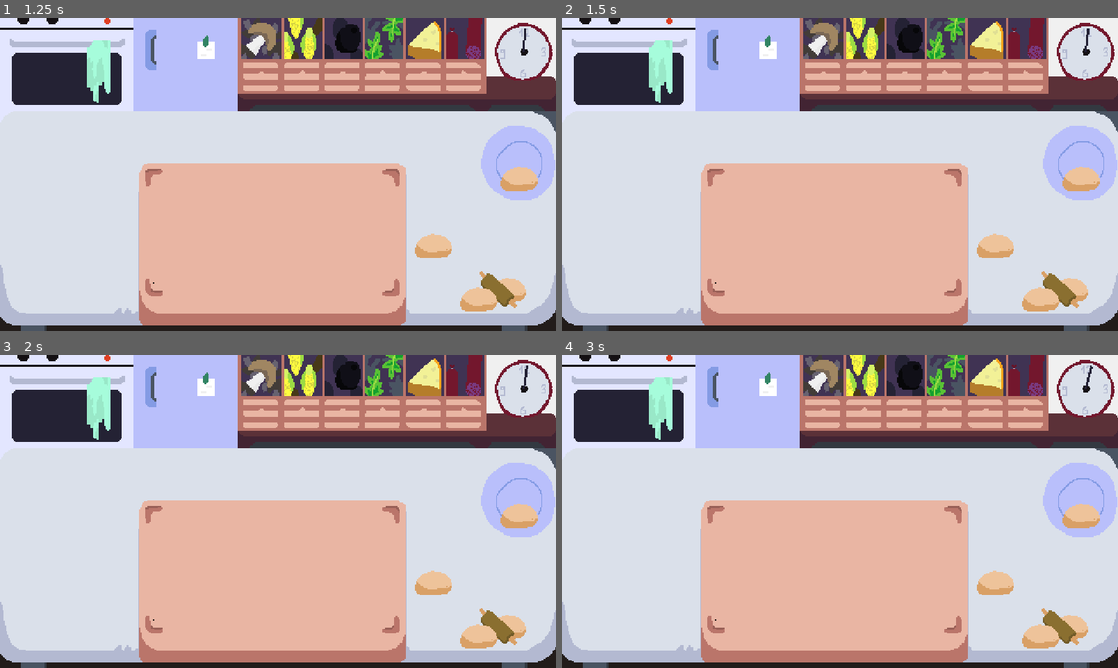
Above: before the commit, frames 1-4 (two rows, left to right).
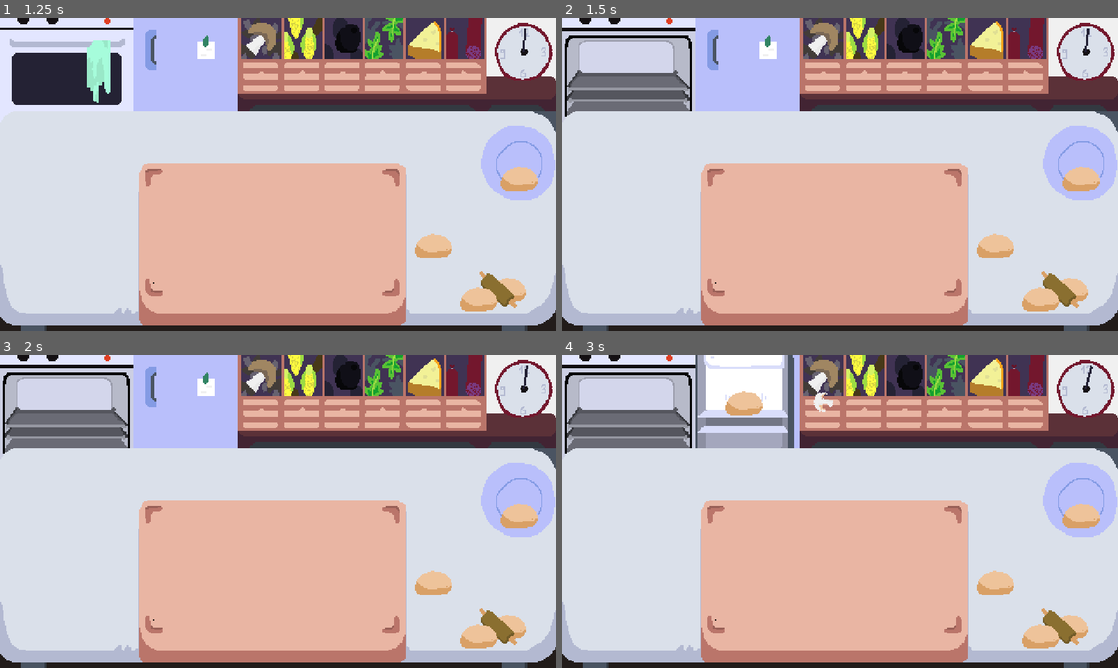
Above: after the commit, the same moments.

Repository: martindzejky/pizza-game
Game: Godot game, scene res://scenes/start.tscn
The game is run twice, just before and just after one commit, with the same random seed, the same clock (stepped at 60 frames per second) and the same inputs.
Inputs (mouse positions are in pixels of both pictures, inside the frame that each line leads up to):
- Up to frame 1 (1.25 s): click "Start" at 0.5 s
- Up to frame 2 (1.5 s): tap Enter at 1.25 s; move the mouse to (628, 64) at 1.27 s; click (628, 64) at 1.42 s
- Up to frame 3 (2 s): no input
- Up to frame 4 (3 s): move the mouse to (745, 401) at 2.02 s; click (745, 401) at 2.17 s; tap Space at 2.75 s; move the mouse to (823, 401) at 2.77 s; click (823, 401) at 2.92 s

Frame 1 is identical in both runs. In frame 2, 6.0% of the frame differs, in the area x 0-24%, y 3-34%; in frame 3, 6.0%; in frame 4, 11%, in the area x 0-49%, y 0-34%.
Error before the commit: Invalid call. Nonexistent function 'onClick' in base 'Sprite2D (oven.gd)'. (res://autoload/hand.gd:141)

Commit message:
fix method call

Diff:
--- a/autoload/hand.gd
+++ b/autoload/hand.gd
@@ -138,7 +138,7 @@
 
         print("click on ", node)
         if node.has_method("_onClick"):
-            result = node.onClick()
+            result = node._onClick()
         else:
             push_warning("node in 'click' group has no _onClick method: ", node)
 
